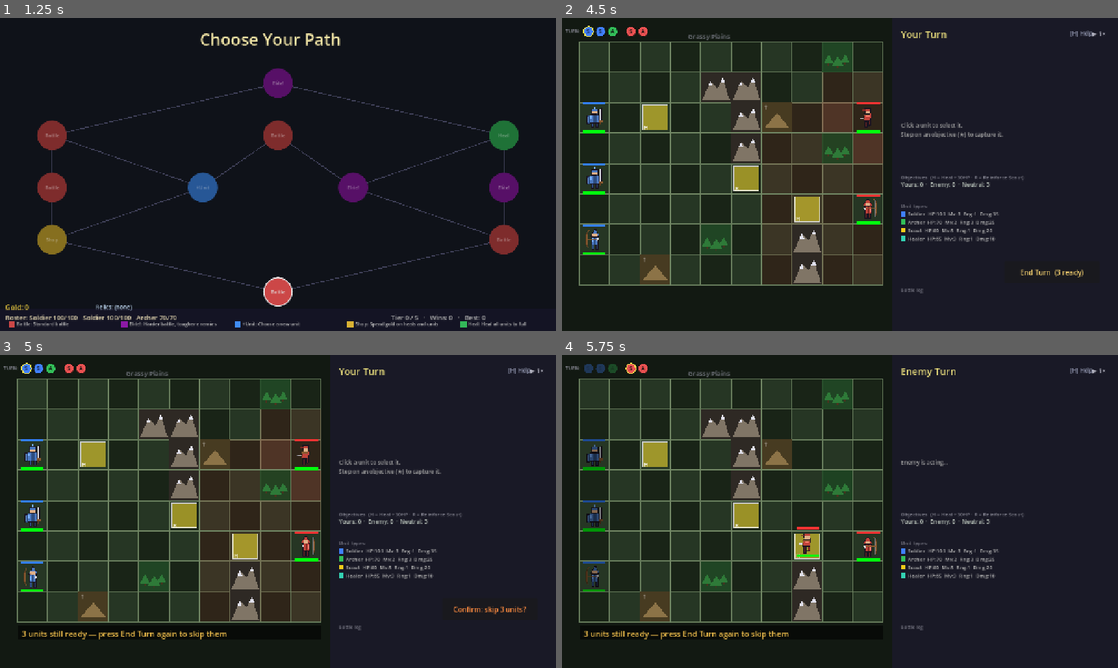
Above: before the commit, frames 1-4 (two rows, left to right).
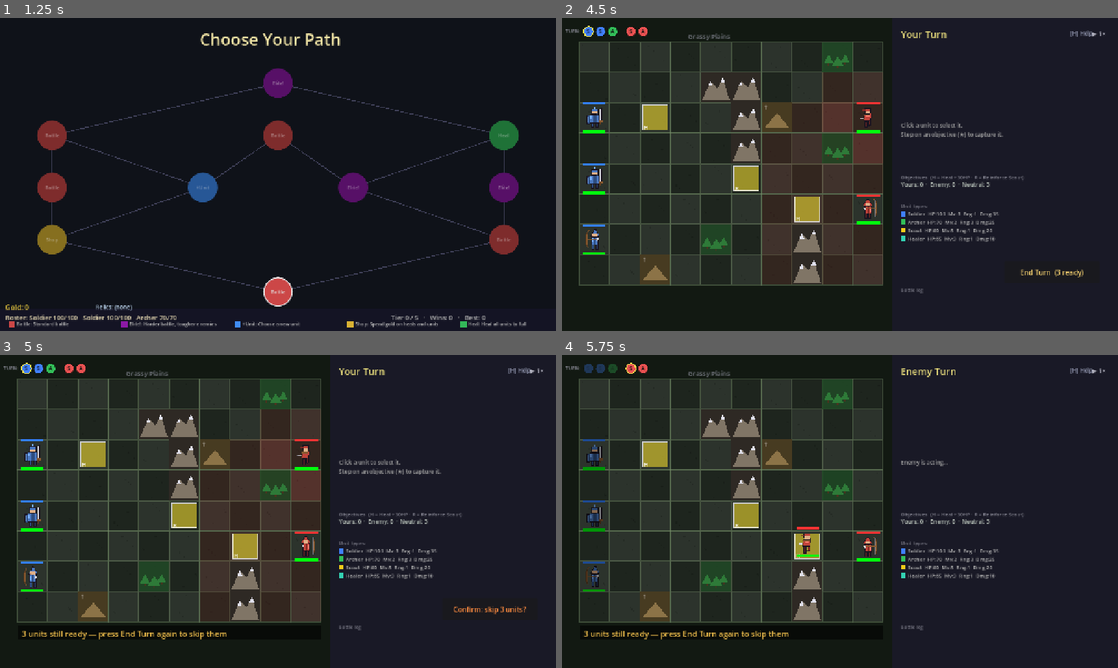
Above: after the commit, the same moments.

Repository: kabuumu/strategy-prototype
Game: Godot game, scene res://src/title/title.tscn
Same seed, same stepped clock (60 frames per second), same inputs: the game is played once before the commit and once after it.
Inputs (mouse positions are in pixels of both pictures, inside the frame that each line leads up to):
- Up to frame 1 (1.25 s): click "New Game" at 0.5 s
- Up to frame 2 (4.5 s): click "Battle" at 1.25 s; click "End Turn (3 ready)" at 2 s; click "End Turn (3 ready)" at 2.75 s; click "End Turn (3 ready)" at 3.5 s; tap A at 4.25 s; move the mouse to (962, 158) at 4.27 s; tap H at 4.35 s; click (962, 158) at 4.42 s
- Up to frame 3 (5 s): tap Space at 4.52 s
- Up to frame 4 (5.75 s): click "Confirm: skip 3 units?" at 5 s

Frame 1 is identical in both runs. In frame 2, 3.2% of the frame differs, in the area x 3-58%, y 7-86%; in frame 3, 3.2%; in frame 4, 3.3%.

Commit message:
Art: attack VFX + biome-tinted textured ground
- ranged attacks fire a travelling projectile (arrow, or a fireball for
  Pyromancer/burn units) that ends in an impact burst at the target
- melee attacks get a white slash arc plus the impact burst
- plain grid tiles now derive their checker colours from the biome
  background (forest/highland/volcanic ground instead of flat green) and
  carry a subtle deterministic speckle for texture

Co-Authored-By: Claude Opus 4.8 <noreply@anthropic.com>

Diff:
--- a/src/battle/battle.gd
+++ b/src/battle/battle.gd
@@ -240,6 +240,12 @@
 		draw_string(ThemeDB.fallback_font, Vector2(GRID_OFFSET.x + 250.0, 48.0),
 			biome_name, HORIZONTAL_ALIGNMENT_LEFT, -1, 15, Color(0.65, 0.65, 0.72, 0.7))
 
+	# Plain-ground checker colours derived from the biome background so the
+	# board itself reads as forest / highland / volcanic ground, not flat green.
+	var bg2: Color = _biome.get("bg", Color(0.07, 0.08, 0.07))
+	var tile_a := bg2.lightened(0.11)
+	var tile_b := bg2.lightened(0.05)
+
 	# Grid tiles
 	for x in range(GRID_COLS):
 		for y in range(GRID_ROWS):
@@ -249,6 +255,7 @@
 				Vector2(TILE_SIZE - 1.0, TILE_SIZE - 1.0)
 			)
 			var color: Color
+			var plain := false
 			if cell in ability_cells:
 				color = Color(0.52, 0.30, 0.78, 0.85)
 			elif cell in attack_cells:
@@ -256,11 +263,18 @@
 			elif cell in move_cells:
 				color = Color(0.16, 0.36, 0.65, 0.80)
 			elif (x + y) % 2 == 0:
-				color = Color(0.15, 0.21, 0.14)
+				color = tile_a; plain = true
 			else:
-				color = Color(0.10, 0.14, 0.09)
+				color = tile_b; plain = true
 			draw_rect(rect, color)
-			draw_rect(rect, Color(0.45, 0.54, 0.40, 0.85), false, 1.5)
+			# Deterministic speckle so plain ground has a little texture
+			if plain:
+				var sd := x * 73 + y * 149
+				for k in range(3):
+					var sx := rect.position.x + 6.0 + float((sd * (k + 2)) % 56)
+					var sy := rect.position.y + 6.0 + float((sd * (k + 5)) % 56)
+					draw_rect(Rect2(Vector2(sx, sy), Vector2(3.0, 3.0)), color.darkened(0.16))
+			draw_rect(rect, Color(0.45, 0.54, 0.40, 0.45), false, 1.5)
 
 			# Enemy threat overlay — faint red tint on tiles within reach of
 			# alive enemies. Stacks with multiple threats up to a cap so the
@@ -1213,6 +1227,7 @@
 	var res := _resolve_damage(attacker, defender)
 	var dmg: int = res["damage"]
 	_lunge(attacker, defender)
+	_spawn_attack_vfx(attacker, defender)
 	defender.take_damage(dmg)
 	# Stat tracking — bucket by attacker identity so we can pick an MVP later
 	var aid: int = attacker.get_instance_id()
@@ -1308,6 +1323,74 @@
 			GRID_OFFSET + Vector2(randf_range(-amount, amount), randf_range(-amount, amount)), 0.03)
 	tw.tween_property(_grid_node, "position", GRID_OFFSET, 0.04)
 
+# ---------------------------------------------------------------------------
+# Attack VFX — ranged units fire a travelling projectile, melee units get a
+# slash arc; both end in an impact burst at the target. Added under _grid_node
+# (same space as units) and self-free, so they're pure visual flair.
+# ---------------------------------------------------------------------------
+func _spawn_attack_vfx(attacker: Unit, defender: Unit) -> void:
+	var fiery: bool = attacker.unit_type == "pyromancer" \
+			or int(GameManager.UNIT_TYPES.get(attacker.unit_type, {}).get("attack_burn", 0)) > 0
+	if attacker.get_attack_range() >= 2:
+		_spawn_projectile(attacker.position, defender.position, fiery)
+	else:
+		_spawn_slash(defender.position)
+		_spawn_impact(defender.position, fiery)
+
+func _spawn_projectile(from: Vector2, to: Vector2, fiery: bool) -> void:
+	var p := Polygon2D.new()
+	if fiery:
+		p.color = Color(1.0, 0.55, 0.15)
+		p.polygon = PackedVector2Array([Vector2(-5, 0), Vector2(0, -5), Vector2(5, 0), Vector2(0, 5)])
+	else:
+		p.color = Color(0.85, 0.85, 0.9)
+		p.polygon = PackedVector2Array([Vector2(-7, -1.5), Vector2(7, 0), Vector2(-7, 1.5)])
+	p.position = from
+	p.rotation = (to - from).angle()
+	p.z_index = 90
+	_grid_node.add_child(p)
+	var tw := create_tween()
+	tw.tween_property(p, "position", to, maxf(0.08, from.distance_to(to) / 1400.0))
+	tw.tween_callback(func() -> void:
+		_spawn_impact(to, fiery)
+		p.queue_free())
+
+func _spawn_slash(at: Vector2) -> void:
+	var arc := Line2D.new()
+	arc.width = 3.0
+	arc.default_color = Color(1.0, 1.0, 1.0, 0.9)
+	var pts := PackedVector2Array()
+	for i in range(7):
+		var a := lerpf(-1.0, 1.0, float(i) / 6.0)
+		pts.append(Vector2(sin(a) * 22.0, -cos(a) * 22.0 + 6.0))
+	arc.points = pts
+	arc.position = at
+	arc.z_index = 95
+	_grid_node.add_child(arc)
+	var tw := create_tween()
+	tw.set_parallel(true)
+	tw.tween_property(arc, "rotation", 0.6, 0.18)
+	tw.tween_property(arc, "modulate:a", 0.0, 0.18)
+	tw.chain().tween_callback(arc.queue_free)
+
+func _spawn_impact(at: Vector2, fiery: bool) -> void:
+	var ring := Polygon2D.new()
+	ring.color = Color(1.0, 0.6, 0.2) if fiery else Color(1.0, 0.95, 0.7)
+	var pts := PackedVector2Array()
+	for i in range(8):
+		var a := TAU * float(i) / 8.0
+		pts.append(Vector2(cos(a), sin(a)) * 7.0)
+	ring.polygon = pts
+	ring.position = at
+	ring.z_index = 96
+	ring.scale = Vector2(0.4, 0.4)
+	_grid_node.add_child(ring)
+	var tw := create_tween()
+	tw.set_parallel(true)
+	tw.tween_property(ring, "scale", Vector2(2.2, 2.2), 0.22).set_trans(Tween.TRANS_QUAD).set_ease(Tween.EASE_OUT)
+	tw.tween_property(ring, "modulate:a", 0.0, 0.22)
+	tw.chain().tween_callback(ring.queue_free)
+
 # Red flash over the grid when the player takes a hit. Intensity scales
 # with the proportion of max-HP just lost (capped) so chip damage barely
 # registers but a fat crit reads as a screen punch.
